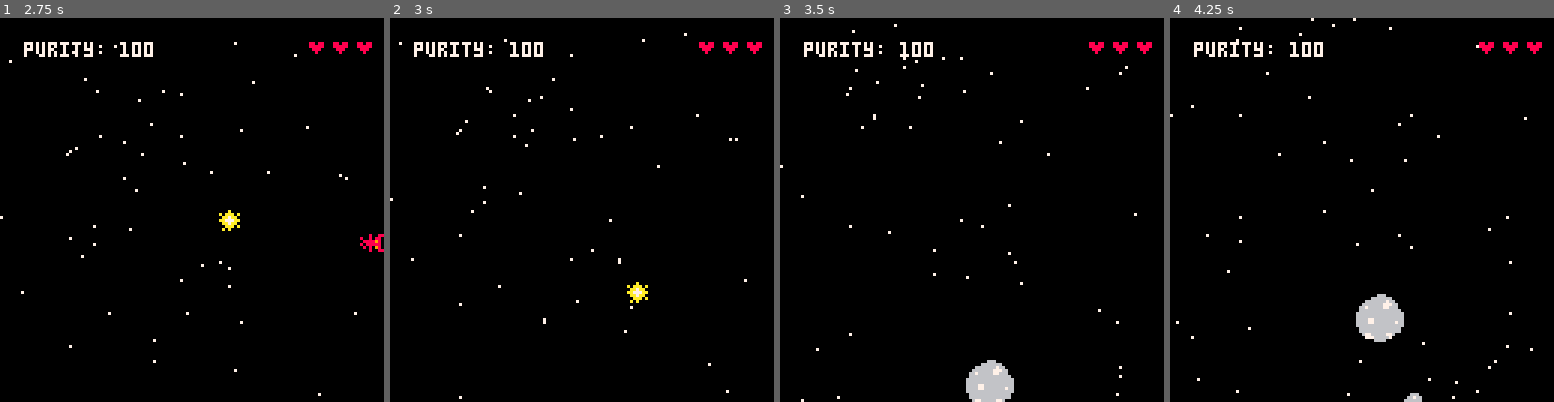
Above: before the commit, frames 1-4 (left to right).
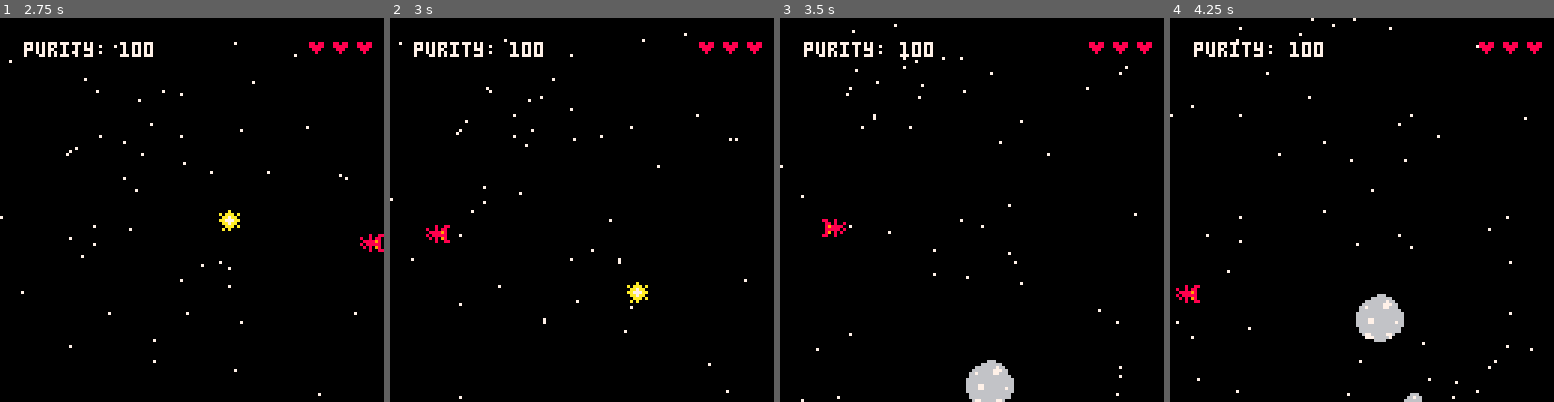
Above: after the commit, the same moments.

Repository: MCSDWVL/picopcp
Game: PICO-8 cartridge helloworld.p8
Two runs of this game, one before a commit and one after it. Both use one fixed random seed, a clock stepped at 60 frames per second and the inputs below.
Inputs:
- Up to frame 1 (2.75 s): hold Right 1.6-2.1 s; hold Up 2.15-2.42 s; hold Right from 2.47 s (still down)
- Up to frame 2 (3 s): keep holding Right
- Up to frame 3 (3.5 s): release Right at 3.03 s; hold Left from 3.08 s (still down)
- Up to frame 4 (4.25 s): release Left at 3.58 s; hold Down 3.63-3.97 s; hold Right from 4.02 s (still down)

Frame 1 is identical in both runs. In frame 2, 0.2% of the frame differs, in the area x 9-16%, y 53-59%; in frame 3, 0.2%; in frame 4, 0.2%.

Commit message:
horizontal wrap, keep player from vertical OOB, some songs

Diff:
--- a/helloworld.p8
+++ b/helloworld.p8
@@ -39,7 +39,7 @@
   pickup = 16,
 }
 
-music = {
+songs = {
   fur_elise = 0,
   star_wars = 1,
   creepy = 11,
@@ -319,6 +319,7 @@
     frametime=5,
     w=8,
     h=3,
+    nowrap = true,
     update=function(a)
       if (not a.fired and a.y <= pl.y and (pl.x > a.x == a.owner.facing_right)) then
         -- fire!
@@ -343,6 +344,7 @@
     dy=0,
     frames = {},
     frametime=5,
+    nowrap = true,
     init = function(a)
       -- aim towards the player with normalized speed
       a.dx = pl.x - a.x
@@ -353,7 +355,7 @@
       local magnitude = sqrt(a.dx*a.dx + a.dy*a.dy)
       a.dx /= magnitude / desired_speed
       a.dy /= magnitude / desired_speed
-      sfx(sounds.laser, -1, flr(1+rnd(5)))
+      sfx(sounds.laser)
     end,
     draw = function(a)
       local exagerate_length = 3
@@ -394,6 +396,7 @@
     init = function()
       pl.swimming = true
       pl.frames = {4,5}
+      music(songs.star_wars, 1000, 1)
      stars={}
     	while #stars < 50 do
     		add(stars, {
@@ -595,6 +598,19 @@
   a.dx *= a.damping
   a.dy *= a.damping
 
+  -- horizontal wrap
+  if not a.nowrap then
+    if(a.x < 0) then a.x += 127 end
+    if(a.x > 127) then a.x -= 127 end
+  end
+
+  -- keep player in bounds
+  if a == pl then
+    if a.y > 122 then a.y = 122
+    elseif a.y < 0 then a.y = 0
+    end
+  end
+
   -- check if npc has moved "off screen"
   if (is_out_of_bounds(a) and a ~= pl) then
     del(actors,a)
@@ -664,6 +680,12 @@
   camera_shake_remaining_frames = 10
   pl.health -= 1
   sfx(sounds.thunk)
+
+  -- game over
+  if (pl.health == 0) then
+    music(-1)
+    sfx(songs.game_over)
+  end
 end
 
 camera_shake_violence = 5
Not shown, changed: the music (__music__) section of helloworld.p8
Not shown, changed: the sound effects (__sfx__) section of helloworld.p8
